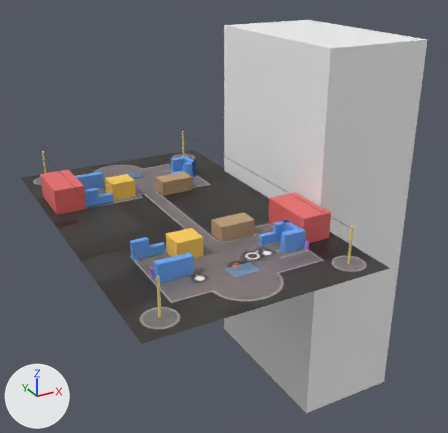
Two versions of the Blender file maps/skycity/blockout/skycity_blockout.blend, one commit apart.
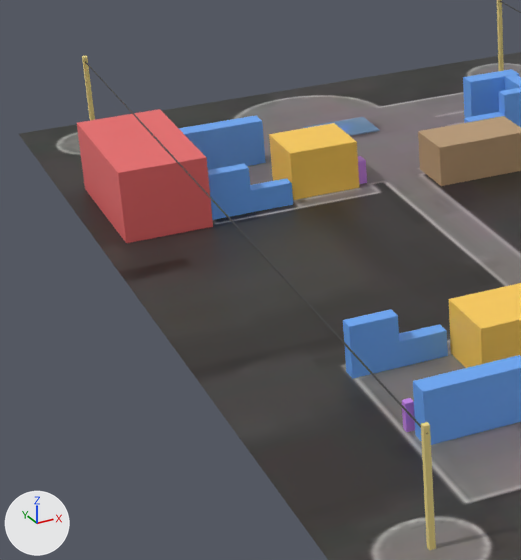
The first picture shows the older version from a 50 mm camera at (-41.5, -93.5, 44.5) aimed at (10.4, 0.8, -2.6). The close-ups show the older and then the newer version on the part from 3% to 42% of the width and 31% to 74% of the height of that picture. Only the edits that show in the close-ups are written down. Arrows for +X, +Y and +Z are at lower left; the lights stay in place.

Before the edit, the objects in view are built like this:
```python
me_cable_l_纜繩 = bpy.data.meshes.new('CABLE_L 纜繩')
me_cable_l_纜繩.from_pydata([(-15.6, -29.4, 5.8), (-15.6, -29.4, 5.9), (-15.6, 29.2, 5.8), (-15.6, 29.2, 5.9), (-15.6, -29.4, 5.8), (-15.6, -29.4, 5.9), (-15.6, 29.2, 5.8), (-15.6, 29.2, 5.9)], [], [(0, 1, 3, 2), (2, 3, 7, 6), (6, 7, 5, 4), (4, 5, 1, 0), (2, 6, 4, 0), (7, 3, 1, 5)])
me_cable_l_纜繩.materials.append(mat_bo_cable)  # dark grey #3f3f3f
me_crate_a1_箱堆_外側_靠下方纜車 = bpy.data.meshes.new('CRATE_A1 箱堆（外側，靠下方纜車）')
me_crate_a1_箱堆_外側_靠下方纜車.from_pydata(...)  # a box spanning x -12.29..-6.57, y 19.6..20.86, z 0.0..3.0
me_crate_a1_箱堆_外側_靠下方纜車.materials.append(mat_bo_crate)  # blue #6caaf9
me_straw_a_吸管箱_中間有洞_穿過去上纜車 = bpy.data.meshes.new('STRAW_A 吸管箱（中間有洞，穿過去上纜車）')
me_straw_a_吸管箱_中間有洞_穿過去上纜車.from_pydata(...)  # a box spanning x 8.97..12.83, y 20.32..21.57, z 0.0..3.0
me_straw_a_吸管箱_中間有洞_穿過去上纜車.materials.append(mat_bo_crate)  # blue #6caaf9
me_tram_l_纜車_左線_停在_a = bpy.data.meshes.new('TRAM_L 纜車（左線，停在 A）')
me_tram_l_纜車_左線_停在_a.from_pydata(...)  # 24 vertices, 22 faces; spans x -18.41..-13.01, y 10.58..20.65, z 0.0..4.6
me_tram_l_纜車_左線_停在_a.materials.append(mat_bo_tram)  # red #ed6c6c
ob_cable_l_纜繩 = bpy.data.objects.new('CABLE_L 纜繩', me_cable_l_纜繩)
ob_cable_l_纜繩.location = (0.0, 0.0, 0.0)
ob_crate_a1_箱堆_外側_靠纜車站_兩層 = bpy.data.objects.new('CRATE_A1 箱堆（外側，靠纜車站，兩層）', me_crate_a1_箱堆_外側_靠下方纜車)
ob_crate_a1_箱堆_外側_靠纜車站_兩層.location = (0.0, 0.0, 0.0)
ob_straw_a_吸管箱_中間有洞_穿過去上纜車 = bpy.data.objects.new('STRAW_A 吸管箱（中間有洞，穿過去上纜車）', me_straw_a_吸管箱_中間有洞_穿過去上纜車)
ob_straw_a_吸管箱_中間有洞_穿過去上纜車.location = (0.0, 0.0, 0.0)
ob_tram_l_纜車_左線_停在_a = bpy.data.objects.new('TRAM_L 纜車（左線，停在 A）', me_tram_l_纜車_左線_停在_a)
ob_tram_l_纜車_左線_停在_a.location = (0.0, 0.0, 0.0)
# also in view: 'HUT_B 小屋' at (-4.9, -14.4, 1.6); 'CRATE_A2 L 形箱堆（左側靠峽谷，鏡像右側：靠纜車兩層、內側單層）' at (-10.1, 12.1, 1.5); 'CRATE_B1 箱堆（外側，靠纜車站，兩層）' at (-9.4, -20.2, 1.5); 'PLAN_REF 平面圖（參考用）' at (0.0, 0.0, 0.0); 'HUT_A 小屋' at (-4.9, 14.4, 1.6)
```
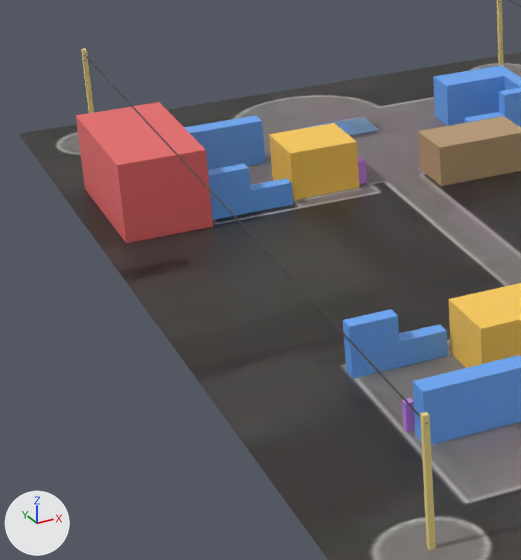
The change, as a list of edits to the scene's bpy script:
```text
Change me_straw_a_吸管箱_中間有洞_穿過去上纜車:
    used by ob_straw_a_吸管箱_中間有洞_穿過去上纜車; location = (0.0, 0.0, 0.0)
    remove me_straw_a_吸管箱_中間有洞_穿過去上纜車.from_pydata(...)  # 8 vertices, 6 faces; spans x 8.97..12.83, y 20.32..21.57, z 0.0..3.0
    add me_straw_a_吸管箱_中間有洞_穿過去上纜車.from_pydata(...)  # 8 vertices, 6 faces; spans x 7.18..12.56, y 20.41..22.74, z 0.0..3.0
    me_straw_a_吸管箱_中間有洞_穿過去上纜車 part 1: the whole mesh is scaled about its middle by (1.39, 1.86, 1), then moved by (-1.03, 0.63, 0.0)
Change me_tram_l_纜車_左線_停在_a:
    used by ob_tram_l_纜車_左線_停在_a; location = (0.0, 0.0, 0.0)
    remove me_tram_l_纜車_左線_停在_a.from_pydata(...)  # 24 vertices, 22 faces; spans x -18.41..-13.01, y 10.58..20.65, z 0.0..4.6
    add me_tram_l_纜車_左線_停在_a.from_pydata(...)  # 34 vertices, 32 faces; spans x -18.41..-13.01, y 10.58..20.65, z 0.0..5.09
    me_tram_l_纜車_左線_停在_a part 2: 6 vertices moved from x -18.41..-13.01, y 10.58..20.65, z 4.6 to x -18.41..-13.01, y 10.58..20.65, z 5.09; 6 vertices removed from x -18.41..-13.01, y 10.58..20.65, z 4.6; 16 vertices added at x -18.41..-13.01, y 10.58..20.65, z 5.09
Change me_cable_l_纜繩:
    used by ob_cable_l_纜繩; location = (0.0, 0.0, 0.0)
    remove me_cable_l_纜繩.from_pydata(...)  # 8 vertices, 6 faces; spans x -15.6, y -29.4..29.2, z 5.8..5.9
    add me_cable_l_纜繩.from_pydata(...)  # 8 vertices, 6 faces; spans x -15.6, y -29.4..29.2, z 6.3
    me_cable_l_纜繩 part 3: the whole mesh is moved by (0.0, 0.0, 0.5)
```

Location of each change, (x1, y1, x2, y2) in pixels of the close-ups (521 x 560 px):
'TRAM_L 纜車（左線，停在 A）', reshaped: before (77, 109, 213, 243); after (76, 102, 213, 243)
'STRAW_A 吸管箱（中間有洞，穿過去上纜車）', moved, rescaled: before (463, 69, 520, 118); after (433, 65, 515, 126)
'CABLE_L 纜繩', moved: before (85, 62, 428, 434); after (85, 55, 428, 424)
